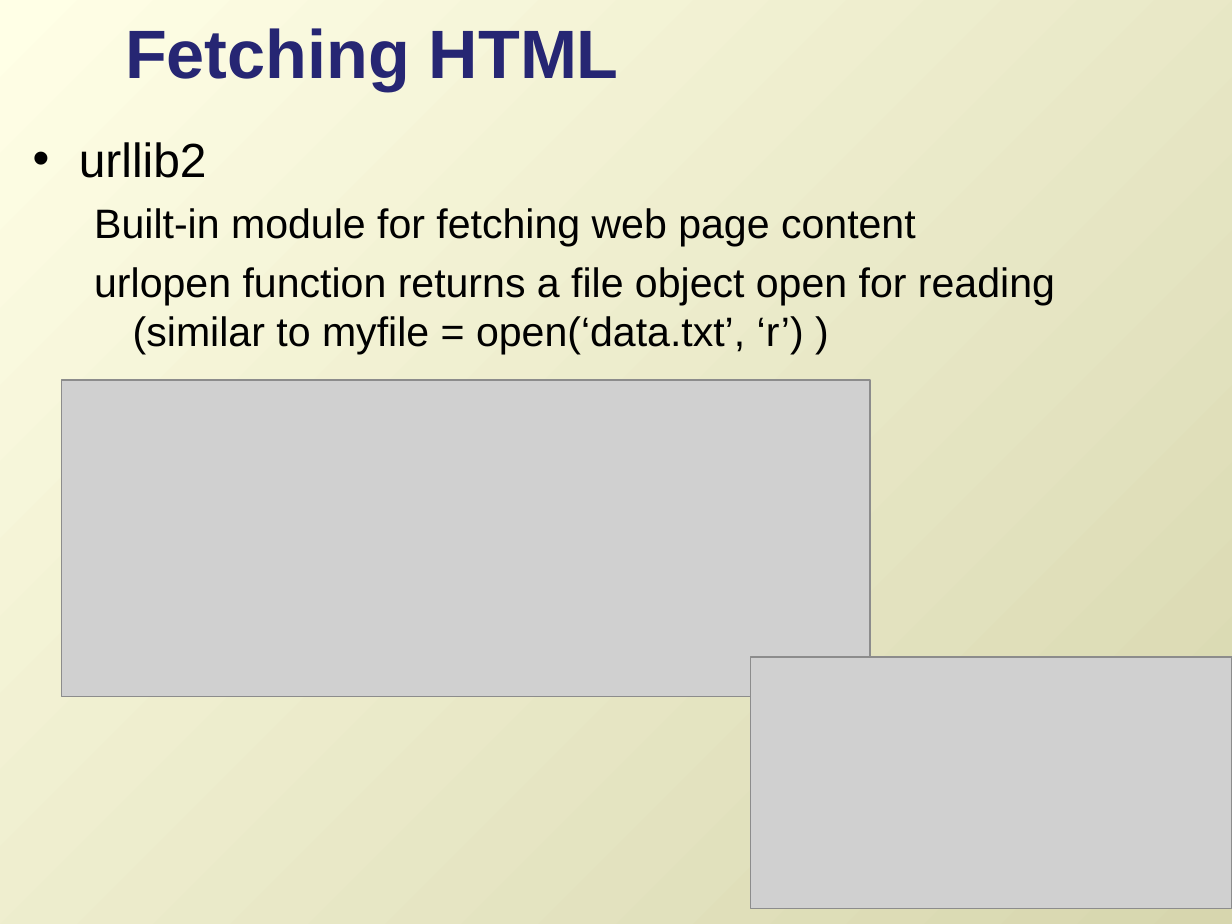
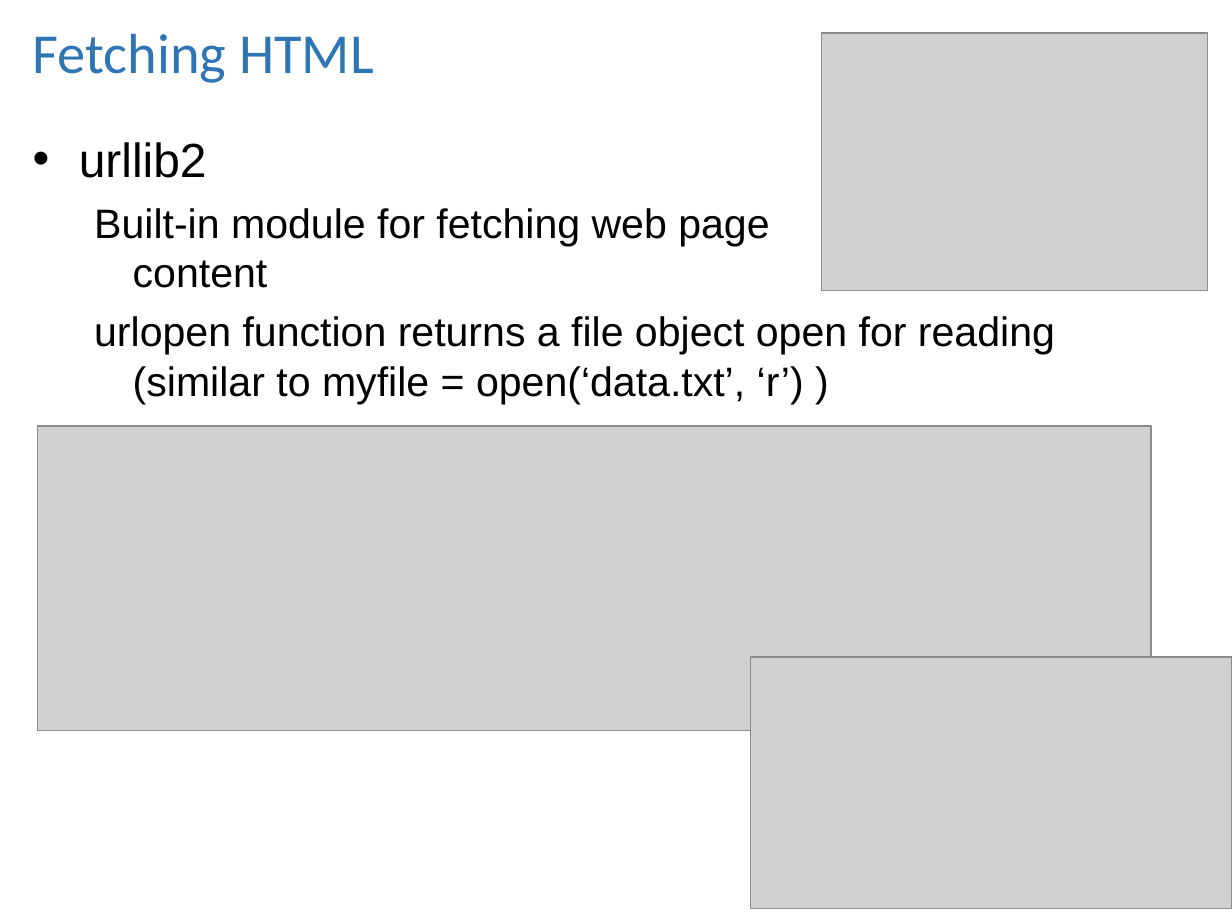
Before and after one commit to lgtateos/gis540, a slide deck: slide 10 of slides/parseMarkup.ppt (slide 7 before the commit). Drawn at 1232x924 pixels with LibreOffice and Linux fonts; fonts in the diff are those of the drawing; grey boxes stand for pictures. Boxes give left, top, right and bottom in pixels: in the first picture for what was removed or moved away, otherwise in the second. Text is boxed around its words. In the diff, an @@ line names an element or a change of style, - is before the commit and + after.

```diff
--- a/slides/parseMarkup.ppt
+++ b/slides/parseMarkup.ppt
@@ background gradient #FFFFE6 to #D7D6AE to #FFFFFF @@
@@ title "Fetching HTML": place and size @@
-title "Fetching HTML" at (125, 28, 619, 91)
+title "Fetching HTML" at (33, 33, 374, 83)
@@ title "Fetching HTML" at (33, 33, 374, 83): size 40 to 33 pt, font Arial to Calibri, text colour #262673 to #2E75B6, bold off @@
@@ picture added at (822, 33, 1209, 291) @@
@@ text "urllib2" rewrapped from (79, 142, 1055, 355) to (79, 142, 1055, 404) @@
@@ picture: place and size @@
-picture at (62, 379, 870, 696)
+picture at (37, 426, 1151, 731)
```
Also in this commit, not shown: 15 other slides changed, 3 slides added, 3 slides removed.
